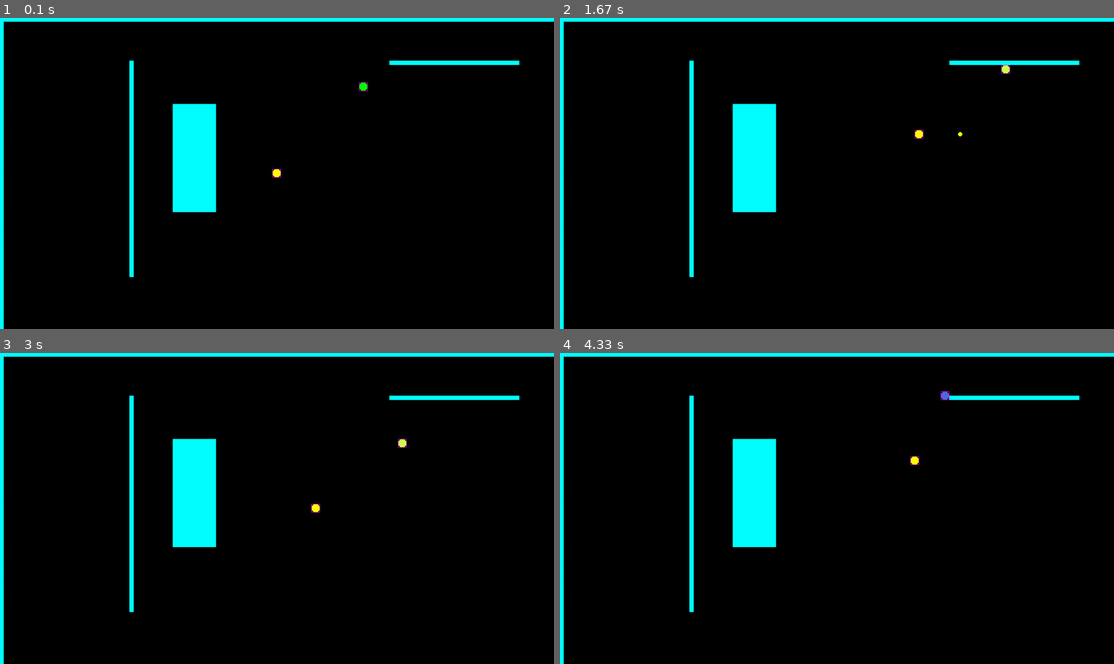
Above: before the commit, frames 1-4 (two rows, left to right).
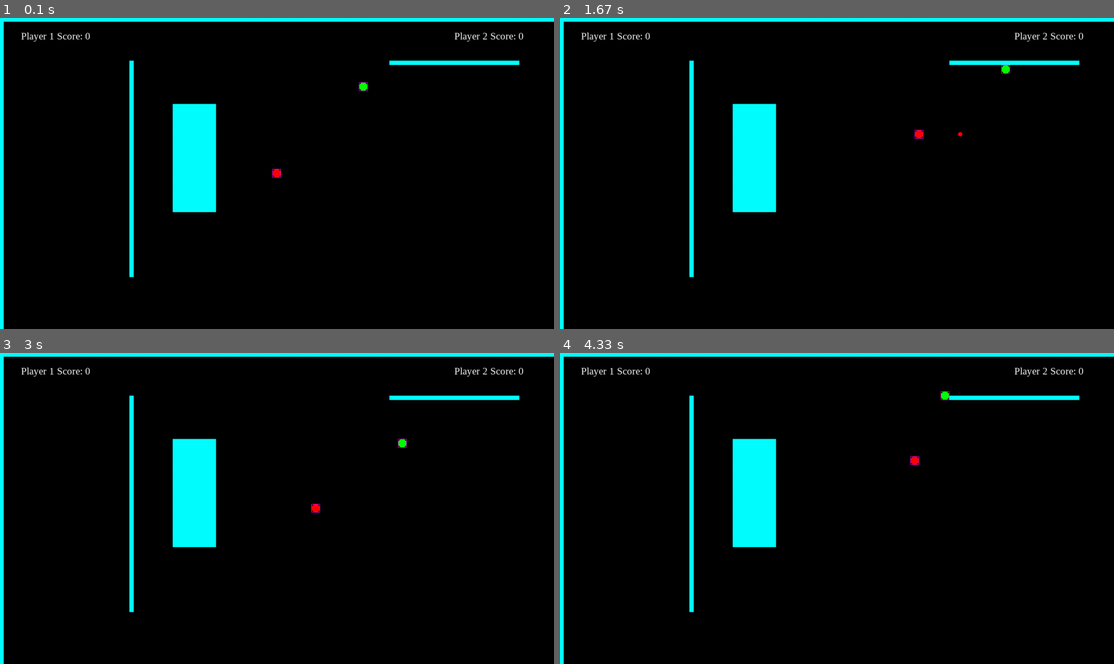
Above: after the commit, the same moments.

Repository: mcelrea/FirstPyGame2022
Game: pygame game, started from main.py
Same seed, same stepped clock (60 frames per second), same inputs: the game is played once before the commit and once after it.
Inputs:
- Up to frame 1 (0.1 s): no input
- Up to frame 2 (1.67 s): tap F at 0.33, 0.73, 1.03, 1.23, 1.57 s; hold Right 0.67-1.13 s; hold D 0.67-1.13 s; hold Up 1.17-1.47 s; hold W 1.17-1.47 s; hold Right from 1.5 s (still down); hold D from 1.5 s (still down)
- Up to frame 3 (3 s): tap F at 1.87, 2.07, 2.37, 2.63, 2.97 s; release Right at 1.97 s; release D at 1.97 s; hold Left 2-2.53 s; hold A 2-2.53 s; hold Down 2.57-2.87 s; hold S 2.57-2.87 s; hold Left from 2.9 s (still down); hold A from 2.9 s (still down)
- Up to frame 4 (4.33 s): tap F at 3.27, 3.4, 3.8, 4.1 s; release Left at 3.3 s; release A at 3.3 s; hold Up 3.33-3.7 s; hold W 3.33-3.7 s; hold Right from 3.73 s (still down); hold D from 3.73 s (still down)

The runs differ from the first frame. In frame 1, 0.3% of the frame differs, in the area x 3-95%, y 4-52%; in frame 2, 0.3%, in the area x 3-95%, y 4-39%; in frame 3, 0.3%; in frame 4, 0.3%.

Commit message:
added score, bouncing bullets and round resets

Diff:
--- a/main.py
+++ b/main.py
@@ -10,10 +10,11 @@
           "oldy:" : 360,
           "size": 10,
           "speed": 5,
-          "color": pygame.Color(255,255,0),
+          "color": pygame.Color(255,0,0),
           "lastDir": "right",
           "shotTimeStamp": 0,
-          "nextShot": 0}
+          "nextShot": 0,
+          "score": 0}
 
 player2 = {"x": 840,
            "y" : 160,
@@ -24,7 +25,8 @@
            "color": pygame.Color(0,255,0),
            "lastDir": "right",
            "shotTimeStamp": 0,
-           "nextShot": 0}
+           "nextShot": 0,
+           "score": 0}
 
 map = [] #a list of rectangles
 bullets = [] #a list of bullets in the game
@@ -58,9 +60,9 @@
             # reverse the move back to their previous position
             player["x"] = player["oldx"]
             player["y"] = player["oldy"]
-            player["color"] = (random.randint(0, 255),
-                                random.randint(0,255),
-                                random.randint(0,255))
+            #player["color"] = (random.randint(0, 255),
+            #                    random.randint(0,255),
+            #                    random.randint(0,255))
 
 
 def getPlayerCollisionRectangle(player):
@@ -79,15 +81,44 @@
 def drawBullets():
     for b in bullets:
         pygame.draw.circle(screen, b["color"], (b["x"], b["y"]), b["size"])
+
+def newRound():
+    #remove all the bullets
+    bullets.clear()
+
+    #reset the player locations
+    player1["x"] = 100;
+    player1["y"] = 100;
+    player2["x"] = 900;
+    player2["y"] = 600;
 
 def updateBullets():
     for b in bullets:
         #move the bullet
         b["x"] += b["xvel"]
         b["y"] += b["yvel"]
+
         #if bullet is off screen remove it
         if isOffScreen(b["x"], b["y"]):
             bullets.remove(b) #kill this bullet
+
+        #check if the bullet is hitting a player
+        player1Rect = getPlayerCollisionRectangle(player1)
+        player2Rect = getPlayerCollisionRectangle(player2)
+        bulletRect = pygame.Rect(b["x"] - b["size"], b["y"] - b["size"], b["size"] * 2, b["size"] * 2)
+        if pygame.Rect.colliderect(bulletRect, player1Rect) and b["owner"] == "p2":
+            player2["score"] += 1
+            newRound()
+        elif pygame.Rect.colliderect(bulletRect, player2Rect) and b["owner"] == "p1":
+            player1["score"] += 1
+            newRound()
+
+        #check this bullet for collision with every wall
+        for wall in map:
+            bulletRect = pygame.Rect(b["x"] - b["size"], b["y"] - b["size"], b["size"] * 2, b["size"] * 2)
+            if pygame.Rect.colliderect(wall, bulletRect):
+                b["xvel"] *= -1
+                b["yvel"] *= -1
 
 def isOffScreen(x, y):
     if x < 0 or x > 1280 or y < 0 or y > 720:
@@ -210,8 +241,17 @@
                             "yvel": 20})
             player2["nextShot"] = time.time_ns() + 1_000_000_000;
 
+# HUD - Heads Up Display
+def drawHUD():
+    textSurface = timesFont.render("Player 1 Score: " + str(player1["score"]), True, (255,255,255))
+    screen.blit(textSurface, (50, 30))
+    textSurface = timesFont.render("Player 2 Score: " + str(player2["score"]), True, (255,255,255))
+    screen.blit(textSurface, (1050, 30))
+
 #start of the program
 pygame.init() #start the pygame engine
+pygame.font.init() #start the font engine
+timesFont = pygame.font.SysFont('Times New Roman', 23) #load a font for use
 FPS = 60 #keep game at 60 FPS
 fpsClock = pygame.time.Clock()
 screen = pygame.display.set_mode((1280,720))
@@ -241,6 +281,7 @@
     drawPlayers()
     drawPlayerCollisionBox(player1)
     drawPlayerCollisionBox(player2)
+    drawHUD()
 
     #put all the graphics on the screen
     #should be the LAST LINE of game code
